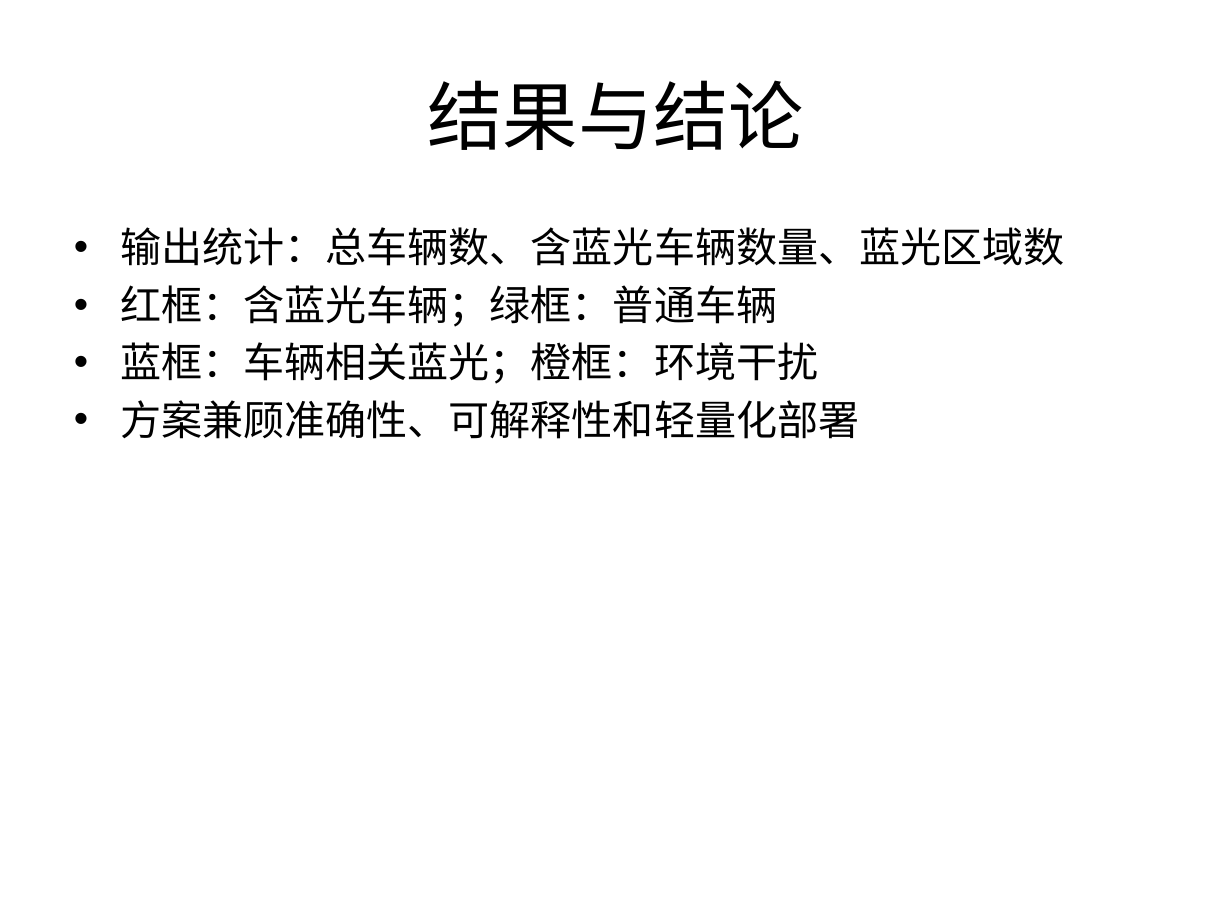
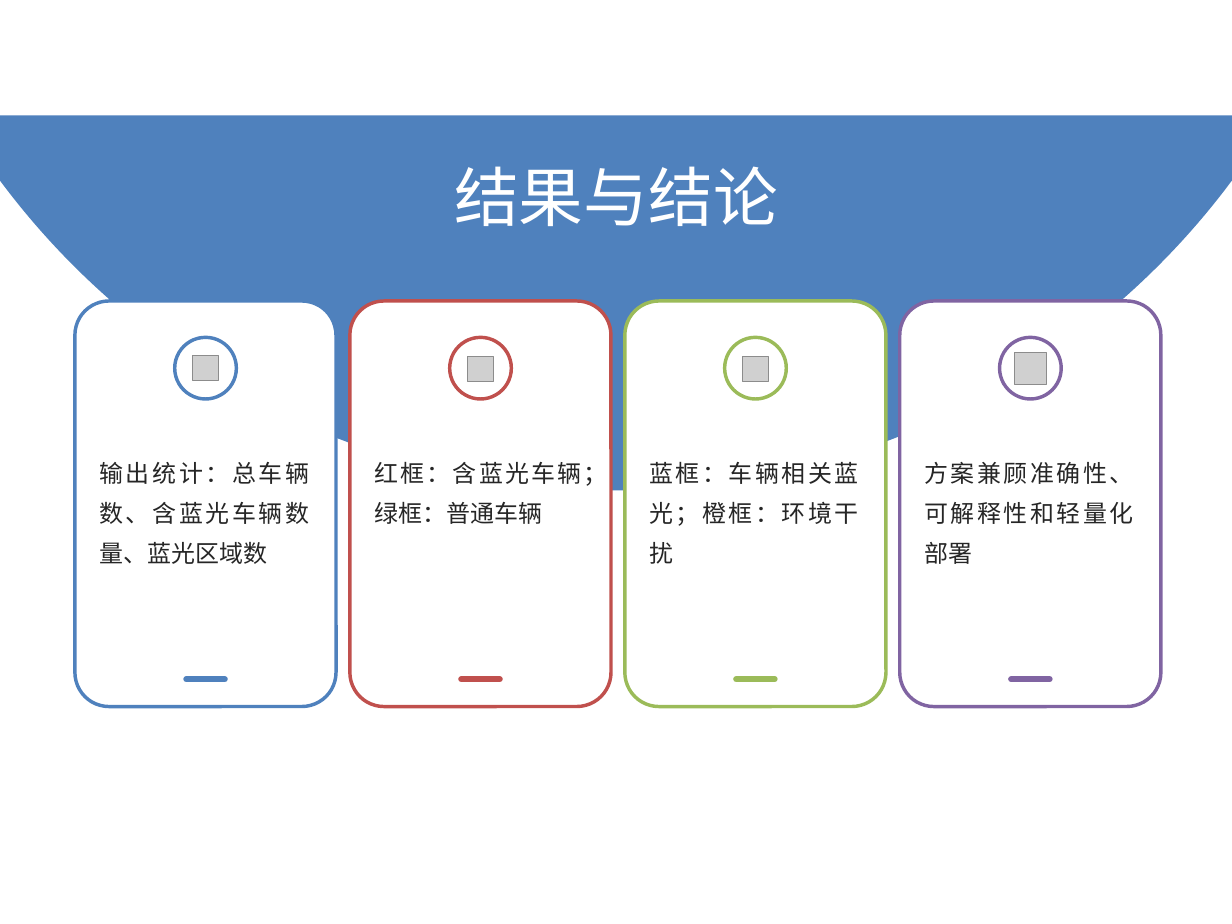
Before and after one commit to szl97/DAA, a slide deck: slide 7 of blue-light-detection/解题ppt.pptx. Drawn at 1232x924 pixels with LibreOffice and Linux fonts; fonts in the diff are those of the drawing; grey boxes stand for pictures. Boxes give left, top, right and bottom in pixels: in the first picture for what was removed or moved away, otherwise in the second. Text is boxed around its words. In the diff, an @@ line names an element or a change of style, - is before the commit and + after.

```diff
--- a/blue-light-detection/解题ppt.pptx
+++ b/blue-light-detection/解题ppt.pptx
@@ freeform shape added at box(0, 116, 1232, 490), fill #4F81BD @@
@@ title "结果与结论": place and size @@
-title "结果与结论" at box(428, 80, 804, 150)
+title "结果与结论" at box(454, 166, 778, 226)
@@ title "结果与结论" at box(454, 166, 778, 226): size 44 to 37.8 pt, text colour #000000 to #FFFFFF @@
@@ text removed at box(120, 227, 1065, 439) @@
-• 输出统计：总车辆数、含蓝光车辆数量、蓝光区域数
-• 红框：含蓝光车辆；绿框：普通车辆
-• 蓝框：车辆相关蓝光；橙框：环境干扰
-• 方案兼顾准确性、可解释性和轻量化部署
@@ rounded rectangle added at box(75, 301, 336, 706), fill #FFFFFF @@
@@ rounded rectangle added at box(75, 301, 336, 706), fill #FFFFFF at 15% opacity, outline #4F81BD 2 pt, 14 pt, text #262626 @@
+输出统计：总车辆数、含蓝光车辆数量、蓝光区域数
@@ rounded rectangle added at box(350, 301, 611, 706), fill #FFFFFF @@
@@ rounded rectangle added at box(350, 301, 611, 706), fill #FFFFFF at 15% opacity, outline #C0504D 2 pt, 14 pt, text #262626 @@
+红框：含蓝光车辆；绿框：普通车辆
@@ rounded rectangle added at box(625, 301, 886, 706), fill #FFFFFF @@
@@ rounded rectangle added at box(625, 301, 886, 706), fill #FFFFFF at 15% opacity, outline #9BBB59 2 pt, 14 pt, text #262626 @@
+蓝框：车辆相关蓝光；橙框：环境干扰
@@ rounded rectangle added at box(899, 301, 1161, 706), fill #FFFFFF @@
@@ rounded rectangle added at box(899, 301, 1161, 706), fill #FFFFFF at 15% opacity, outline #8064A2 2 pt, 14 pt, text #262626 @@
+方案兼顾准确性、可解释性和轻量化部署
@@ ellipse added at box(175, 338, 237, 399), outline #4F81BD 2 pt @@
@@ picture added at box(193, 356, 219, 382) @@
@@ ellipse added at box(450, 338, 511, 399), outline #C0504D 2 pt @@
@@ picture added at box(468, 356, 494, 382) @@
@@ ellipse added at box(724, 338, 786, 399), outline #9BBB59 2 pt @@
@@ picture added at box(743, 356, 769, 382) @@
@@ ellipse added at box(999, 338, 1061, 399), outline #8064A2 2 pt @@
@@ picture added at box(1014, 352, 1046, 384) @@
@@ line added from (186, 679) to (224, 679), #4F81BD 3.5 pt @@
@@ line added from (461, 679) to (500, 679), #C0504D 3.5 pt @@
@@ line added from (737, 679) to (775, 679), #9BBB59 3.5 pt @@
@@ line added from (1011, 679) to (1050, 679), #8064A2 3.5 pt @@
```
Also in this commit, not shown: 6 other slides changed, 1 slide added.
